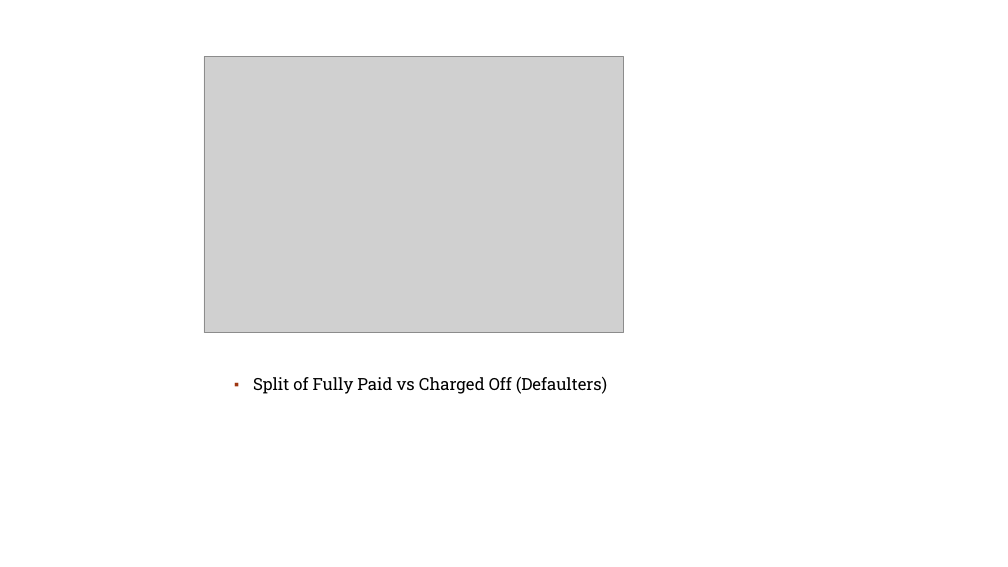
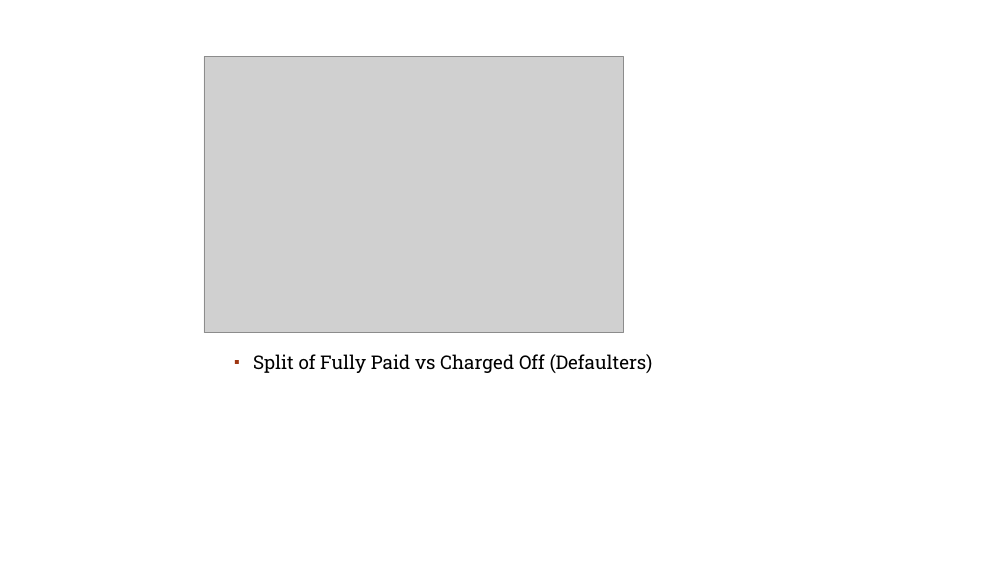
Before and after one commit to rahul2july/lendingclubcasestudy, a slide deck: slide 9 of lendingclubcasestudy.pptx. Drawn at 1008x567 pixels with LibreOffice and Linux fonts; fonts in the diff are those of the drawing; grey boxes stand for pictures; background and template pictures are left out. Boxes give left, top, right and bottom in pixels: in the first picture for what was removed or moved away, otherwise in the second. Text is boxed around its words. In the diff, an @@ line names an element or a change of style, - is before the commit and + after.

```diff
--- a/lendingclubcasestudy.pptx
+++ b/lendingclubcasestudy.pptx
@@ text "Split of Fully Paid vs ..." at [253,354,653,373]: size 16 to 18 pt @@
```
Also in this commit, not shown: 2 other slides changed, 3 slides added, 1 slide removed.
